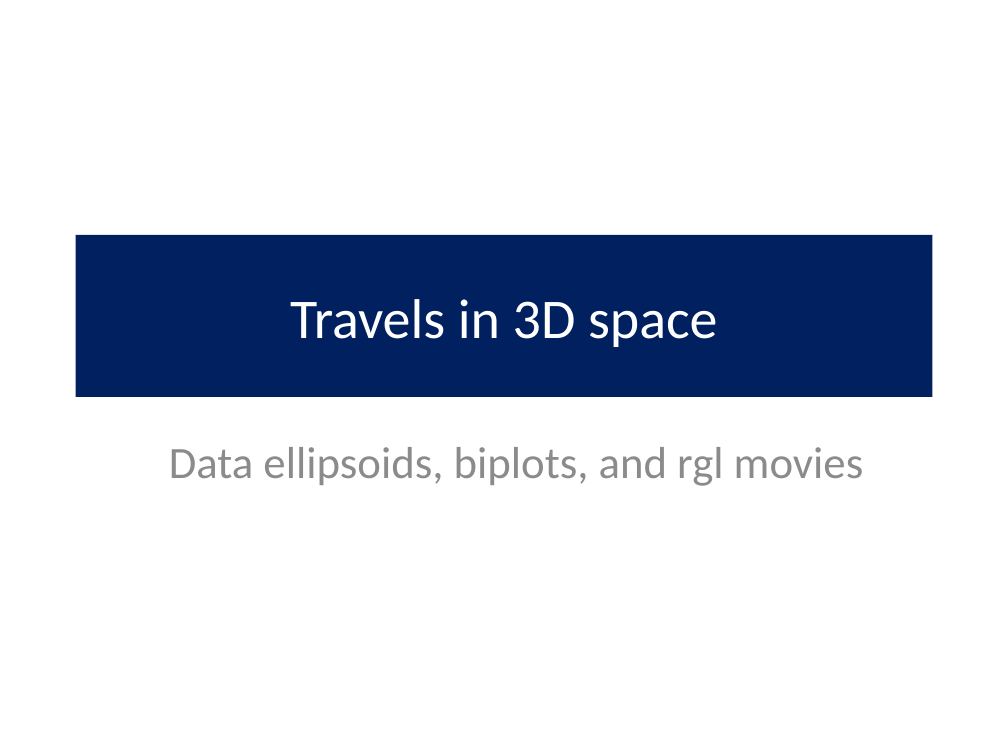
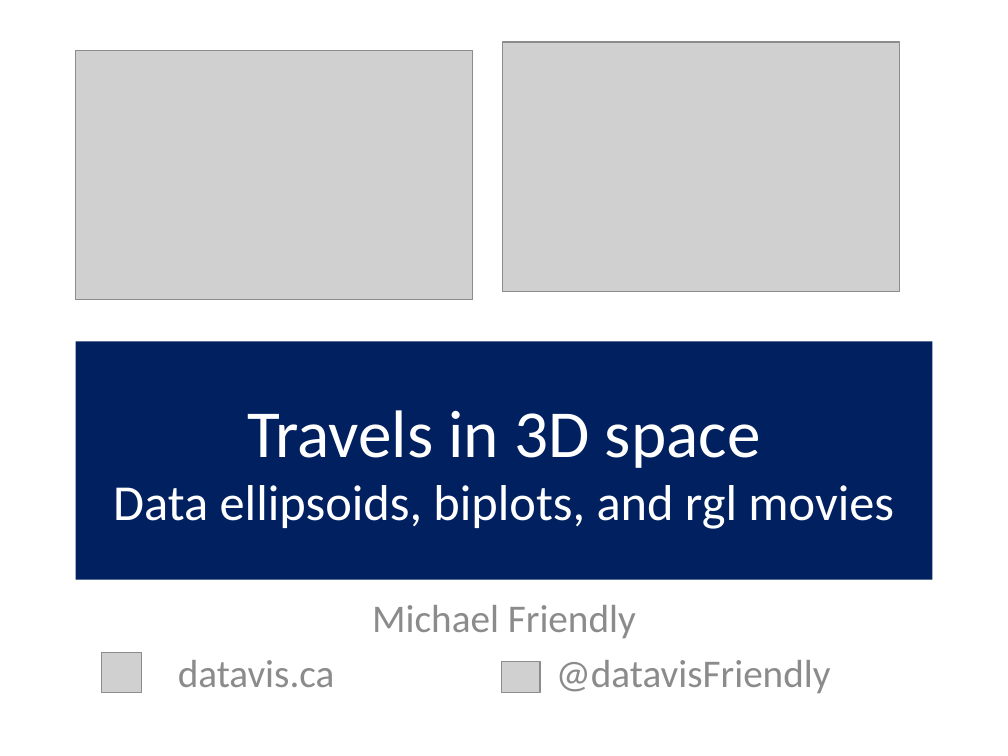
Before and after one commit to friendly/VisMLM-course, a slide deck: slide 1 of lectures/PCA-animation.pptx. Drawn at 1008x756 pixels with LibreOffice and Linux fonts; fonts in the diff are those of the drawing; grey boxes stand for pictures. Boxes give left, top, right and bottom in pixels: in the first picture for what was removed or moved away, otherwise in the second. Text is boxed around its words. In the diff, an @@ line names an element or a change of style, - is before the commit and + after.

```diff
--- a/lectures/PCA-animation.pptx
+++ b/lectures/PCA-animation.pptx
@@ picture added at (76,50,473,300) @@
@@ picture added at (502,42,899,292) @@
@@ title "Travels in 3D space Data ...": place and size @@
-title "Travels in 3D space Data ..." at (76,235,932,397)
+title "Travels in 3D space Data ..." at (76,342,932,580)
@@ title at (113,410,894,529): text changed; size 40 to 36 pt @@
-Travels in 3D space
+Travels in 3D space
+Data ellipsoids, biplots, and rgl movies
@@ subtitle at (178,605,831,693): text changed; size 32 to 28 pt @@
-Data ellipsoids, biplots, and rgl movies
+Michael Friendly
+datavis.ca @datavisFriendly
@@ picture added at (102,652,142,692) @@
@@ picture added at (501,661,539,692) @@
```
Also in this commit, not shown: 1 other file.
